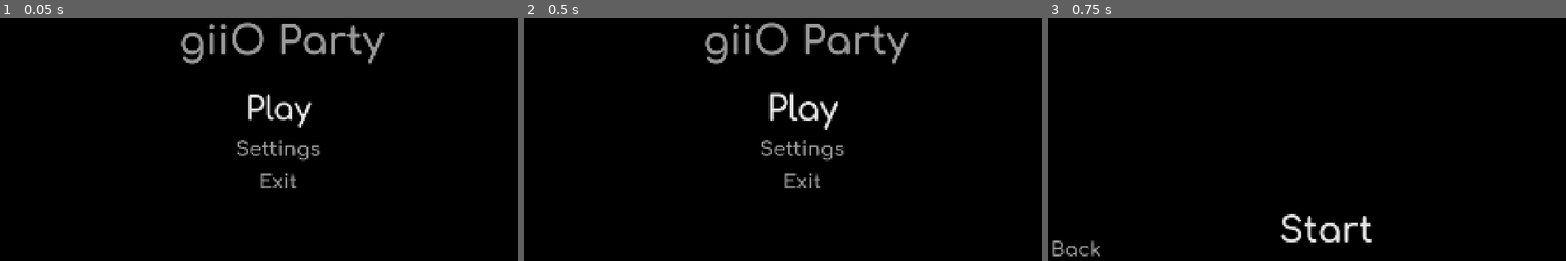
Above: before the commit, frames 1-3 (left to right).
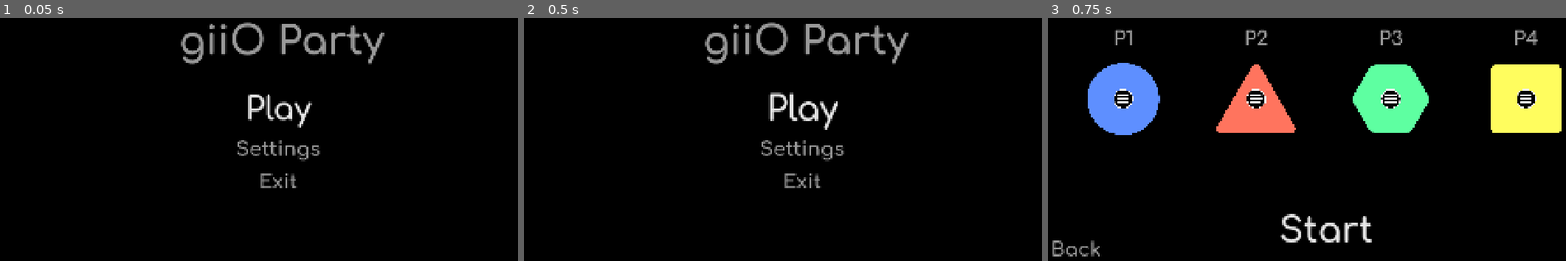
Above: after the commit, the same moments.

Repository: henrylalonde/giio_party
Game: Godot game, scene res://scenes/menus/main_menu.tscn
The game is run twice, just before and just after one commit, with the same random seed, the same clock (stepped at 60 frames per second) and the same inputs.
Inputs:
- Up to frame 1 (0.05 s): no input
- Up to frame 2 (0.5 s): no input
- Up to frame 3 (0.75 s): click "Play" at 0.5 s

Frames 1-2 are identical in both runs. In frame 3, 13% of the frame differs, in the area x 7-100%, y 4-49%.

Commit message:
lobby menu icons

Diff:
--- /dev/null
+++ b/assets/menu-icons/press_a.svg
@@ -0,0 +1,54 @@
+<?xml version="1.0" encoding="UTF-8" standalone="no"?>
+<!-- Created with Inkscape (http://www.inkscape.org/) -->
+
+<svg
+   width="256"
+   height="256"
+   viewBox="0 0 256 256"
+   version="1.1"
+   id="svg1"
+   inkscape:version="1.4.2 (f4327f4, 2025-05-13)"
+   sodipodi:docname="press_a.svg"
+   xmlns:inkscape="http://www.inkscape.org/namespaces/inkscape"
+   xmlns:sodipodi="http://sodipodi.sourceforge.net/DTD/sodipodi-0.dtd"
+   xmlns="http://www.w3.org/2000/svg"
+   xmlns:svg="http://www.w3.org/2000/svg">
+  <sodipodi:namedview
+     id="namedview1"
+     pagecolor="#505050"
+     bordercolor="#eeeeee"
+     borderopacity="1"
+     inkscape:showpageshadow="0"
+     inkscape:pageopacity="0"
+     inkscape:pagecheckerboard="0"
+     inkscape:deskcolor="#505050"
+     inkscape:document-units="px"
+     inkscape:zoom="2.3408131"
+     inkscape:cx="62.157889"
+     inkscape:cy="98.470057"
+     inkscape:window-width="3840"
+     inkscape:window-height="2120"
+     inkscape:window-x="-12"
+     inkscape:window-y="-12"
+     inkscape:window-maximized="1"
+     inkscape:current-layer="layer1" />
+  <defs
+     id="defs1" />
+  <g
+     inkscape:label="Layer 1"
+     inkscape:groupmode="layer"
+     id="layer1"
+     transform="translate(-175.33652,-200.91241)">
+    <circle
+       style="fill:#32d752;fill-opacity:1;stroke-width:0.89708"
+       id="path1"
+       cx="303.33652"
+       cy="328.91241"
+       r="128" />
+    <path
+       d="m 347.27033,386.85626 -8.47209,-22.26948 h -72.13375 l -8.47208,22.7536 q -4.96223,13.31328 -8.47209,18.03344 -3.50986,4.59913 -11.49783,4.59913 -6.77767,0 -11.98195,-4.96222 -5.20428,-4.96222 -5.20428,-11.25577 0,-3.6309 1.2103,-7.50385 1.2103,-3.87295 3.99398,-10.77165 L 271.62671,260.2591 q 1.93648,-4.96222 4.59913,-11.86092 2.78369,-7.01972 5.80943,-11.61886 3.14678,-4.59913 8.109,-7.38281 5.08325,-2.90472 12.46607,-2.90472 7.50384,0 12.46607,2.90472 5.08325,2.78368 8.10899,7.26178 3.14678,4.47811 5.20428,9.68239 2.17854,5.08325 5.44634,13.67636 l 46.35441,114.49418 q 5.44634,13.07122 5.44634,19.00168 0,6.17252 -5.20428,11.3768 -5.08325,5.08325 -12.34504,5.08325 -4.23604,0 -7.26178,-1.57339 -3.02575,-1.45236 -5.08326,-3.99398 -2.0575,-2.66266 -4.4781,-7.98797 -2.29956,-5.44634 -3.99398,-9.56135 z m -71.16552,-49.25912 h 53.01105 l -26.74758,-73.22302 z"
+       id="text1"
+       style="font-size:247.869px;font-family:'Arial Rounded MT Bold';-inkscape-font-specification:'Arial Rounded MT Bold, ';fill:#f3f3f3;stroke-width:20.6557"
+       aria-label="A" />
+  </g>
+</svg>
--- /dev/null
+++ b/assets/menu-icons/press_start.svg
@@ -0,0 +1,78 @@
+<?xml version="1.0" encoding="UTF-8" standalone="no"?>
+<!-- Created with Inkscape (http://www.inkscape.org/) -->
+
+<svg
+   width="256"
+   height="256"
+   viewBox="0 0 256 256"
+   version="1.1"
+   id="svg1"
+   inkscape:version="1.4.2 (f4327f4, 2025-05-13)"
+   sodipodi:docname="press_start.svg"
+   xmlns:inkscape="http://www.inkscape.org/namespaces/inkscape"
+   xmlns:sodipodi="http://sodipodi.sourceforge.net/DTD/sodipodi-0.dtd"
+   xmlns="http://www.w3.org/2000/svg"
+   xmlns:svg="http://www.w3.org/2000/svg">
+  <sodipodi:namedview
+     id="namedview1"
+     pagecolor="#505050"
+     bordercolor="#eeeeee"
+     borderopacity="1"
+     inkscape:showpageshadow="0"
+     inkscape:pageopacity="0"
+     inkscape:pagecheckerboard="0"
+     inkscape:deskcolor="#505050"
+     inkscape:document-units="px"
+     inkscape:zoom="3.2836841"
+     inkscape:cx="68.825135"
+     inkscape:cy="97.908323"
+     inkscape:window-width="3840"
+     inkscape:window-height="2120"
+     inkscape:window-x="-12"
+     inkscape:window-y="-12"
+     inkscape:window-maximized="1"
+     inkscape:current-layer="layer1" />
+  <defs
+     id="defs1" />
+  <g
+     inkscape:label="Layer 1"
+     inkscape:groupmode="layer"
+     id="layer1">
+    <circle
+       style="fill:#f1f1f1;stroke-width:1.25008"
+       id="path1"
+       cx="128"
+       cy="128"
+       r="128" />
+    <circle
+       style="fill:#000000;fill-opacity:1;stroke-width:1.33337"
+       id="path2"
+       cx="128"
+       cy="128"
+       r="116" />
+    <rect
+       style="fill:#ffffff;fill-opacity:1;stroke-width:1.10764"
+       id="rect2"
+       width="147.8147"
+       height="22.803371"
+       x="53.788113"
+       y="62.128605"
+       ry="11.401686" />
+    <rect
+       style="fill:#ffffff;fill-opacity:1;stroke-width:1.10764"
+       id="rect3"
+       width="147.8147"
+       height="22.803371"
+       x="53.788113"
+       y="166.97455"
+       ry="11.401686" />
+    <rect
+       style="fill:#ffffff;fill-opacity:1;stroke-width:1.10764"
+       id="rect4"
+       width="147.8147"
+       height="22.803371"
+       x="53.788113"
+       y="114.55157"
+       ry="11.401686" />
+  </g>
+</svg>
--- a/scenes/menus/local_lobby.tscn
+++ b/scenes/menus/local_lobby.tscn
@@ -1,8 +1,14 @@
-[gd_scene load_steps=4 format=3 uid="uid://bma8wx0r4k420"]
+[gd_scene load_steps=10 format=3 uid="uid://bma8wx0r4k420"]
 
 [ext_resource type="Script" uid="uid://ovyimmcbkbcd" path="res://scenes/menus/local_lobby.gd" id="1_drhds"]
 [ext_resource type="Theme" uid="uid://c8sfecofw72pd" path="res://resources/ui/main_theme.tres" id="1_u2wr6"]
 [ext_resource type="Script" uid="uid://bd6r68k1qsqdi" path="res://scenes/menus/scaling_button.gd" id="2_oo2sm"]
+[ext_resource type="Material" uid="uid://c6kokgunt7k46" path="res://resources/shaders/color_changer.tres" id="4_ugofe"]
+[ext_resource type="Texture2D" uid="uid://dqrueosqu5dij" path="res://assets/player-markers/circle.svg" id="5_eaos3"]
+[ext_resource type="Texture2D" uid="uid://b7k0j8pirpsmc" path="res://assets/menu-icons/press_start.svg" id="6_6ubrc"]
+[ext_resource type="Texture2D" uid="uid://u8nriuwvyom2" path="res://assets/player-markers/triangle.svg" id="7_eaos3"]
+[ext_resource type="Texture2D" uid="uid://dc3620nycq6eu" path="res://assets/player-markers/hexagon.svg" id="8_w5ewo"]
+[ext_resource type="Texture2D" uid="uid://ci8esn5gj5idw" path="res://assets/player-markers/square.svg" id="9_6ubrc"]
 
 [node name="LocalLobby" type="Control"]
 layout_mode = 3
@@ -53,3 +59,124 @@
 theme_override_font_sizes/font_size = 96
 text = "Start"
 script = ExtResource("2_oo2sm")
+
+[node name="HBoxContainer" type="HBoxContainer" parent="."]
+layout_mode = 1
+anchors_preset = 14
+anchor_top = 0.5
+anchor_right = 1.0
+anchor_bottom = 0.5
+offset_top = -200.0
+offset_bottom = -128.0
+grow_horizontal = 2
+grow_vertical = 2
+theme_override_constants/separation = 360
+alignment = 1
+
+[node name="Player 1" type="VBoxContainer" parent="HBoxContainer"]
+layout_mode = 2
+theme_override_constants/separation = 160
+alignment = 1
+
+[node name="Label" type="Label" parent="HBoxContainer/Player 1"]
+layout_mode = 2
+size_flags_horizontal = 4
+theme = ExtResource("1_u2wr6")
+theme_override_font_sizes/font_size = 64
+text = "P1"
+horizontal_alignment = 1
+
+[node name="Control" type="Control" parent="HBoxContainer/Player 1"]
+layout_mode = 2
+size_flags_horizontal = 4
+
+[node name="Circle" type="Sprite2D" parent="HBoxContainer/Player 1/Control"]
+material = ExtResource("4_ugofe")
+instance_shader_parameters/player_color = Color(0.36862746, 0.56078434, 1, 1)
+scale = Vector2(0.5, 0.5)
+texture = ExtResource("5_eaos3")
+
+[node name="PressStart" type="Sprite2D" parent="HBoxContainer/Player 1/Control"]
+scale = Vector2(0.25, 0.25)
+texture = ExtResource("6_6ubrc")
+
+[node name="Player 2" type="VBoxContainer" parent="HBoxContainer"]
+layout_mode = 2
+theme_override_constants/separation = 160
+alignment = 1
+
+[node name="Label" type="Label" parent="HBoxContainer/Player 2"]
+layout_mode = 2
+size_flags_horizontal = 4
+theme = ExtResource("1_u2wr6")
+theme_override_font_sizes/font_size = 64
+text = "P2"
+horizontal_alignment = 1
+
+[node name="Control" type="Control" parent="HBoxContainer/Player 2"]
+layout_mode = 2
+size_flags_horizontal = 4
+
+[node name="Triangle" type="Sprite2D" parent="HBoxContainer/Player 2/Control"]
+material = ExtResource("4_ugofe")
+instance_shader_parameters/player_color = Color(1, 0.454, 0.37, 1)
+scale = Vector2(0.5, 0.5)
+texture = ExtResource("7_eaos3")
+
+[node name="PressStart" type="Sprite2D" parent="HBoxContainer/Player 2/Control"]
+scale = Vector2(0.25, 0.25)
+texture = ExtResource("6_6ubrc")
+
+[node name="Player 3" type="VBoxContainer" parent="HBoxContainer"]
+layout_mode = 2
+theme_override_constants/separation = 160
+alignment = 1
+
+[node name="Label" type="Label" parent="HBoxContainer/Player 3"]
+layout_mode = 2
+size_flags_horizontal = 4
+theme = ExtResource("1_u2wr6")
+theme_override_font_sizes/font_size = 64
+text = "P3"
+horizontal_alignment = 1
+
+[node name="Control" type="Control" parent="HBoxContainer/Player 3"]
+layout_mode = 2
+size_flags_horizontal = 4
+
+[node name="Hexagon" type="Sprite2D" parent="HBoxContainer/Player 3/Control"]
+material = ExtResource("4_ugofe")
+instance_shader_parameters/player_color = Color(0.37, 1, 0.63250005, 1)
+scale = Vector2(0.5, 0.5)
+texture = ExtResource("8_w5ewo")
+
+[node name="PressStart" type="Sprite2D" parent="HBoxContainer/Player 3/Control"]
+scale = Vector2(0.25, 0.25)
+texture = ExtResource("6_6ubrc")
+
+[node name="Player 4" type="VBoxContainer" parent="HBoxContainer"]
+layout_mode = 2
+theme_override_constants/separation = 160
+alignment = 1
+
+[node name="Label" type="Label" parent="HBoxContainer/Player 4"]
+layout_mode = 2
+size_flags_horizontal = 4
+theme = ExtResource("1_u2wr6")
+theme_override_font_sizes/font_size = 64
+text = "P4"
+horizontal_alignment = 1
+
+[node name="Control" type="Control" parent="HBoxContainer/Player 4"]
+layout_mode = 2
+size_flags_horizontal = 4
+
+[node name="Square" type="Sprite2D" parent="HBoxContainer/Player 4/Control"]
+material = ExtResource("4_ugofe")
+instance_shader_parameters/player_color = Color(1, 0.9895, 0.37, 1)
+scale = Vector2(0.5, 0.5)
+texture = ExtResource("9_6ubrc")
+
+[node name="PressStart" type="Sprite2D" parent="HBoxContainer/Player 4/Control"]
+scale = Vector2(0.25, 0.25)
+texture = ExtResource("6_6ubrc")
--- a/scenes/test/node_2d.tscn
+++ b/scenes/test/node_2d.tscn
@@ -30,6 +30,6 @@
 
 [node name="Circle" type="Sprite2D" parent="."]
 material = ExtResource("1_q6r6c")
-instance_shader_parameters/player_color = Color(0.37, 0.559, 1, 1)
+instance_shader_parameters/player_color = Color(0.36862746, 0.56078434, 1, 1)
 position = Vector2(95, 400)
 texture = ExtResource("6_fft1c")
Not shown, added: assets/menu-icons/press_a.svg.import
Not shown, added: assets/menu-icons/press_start.svg.import
